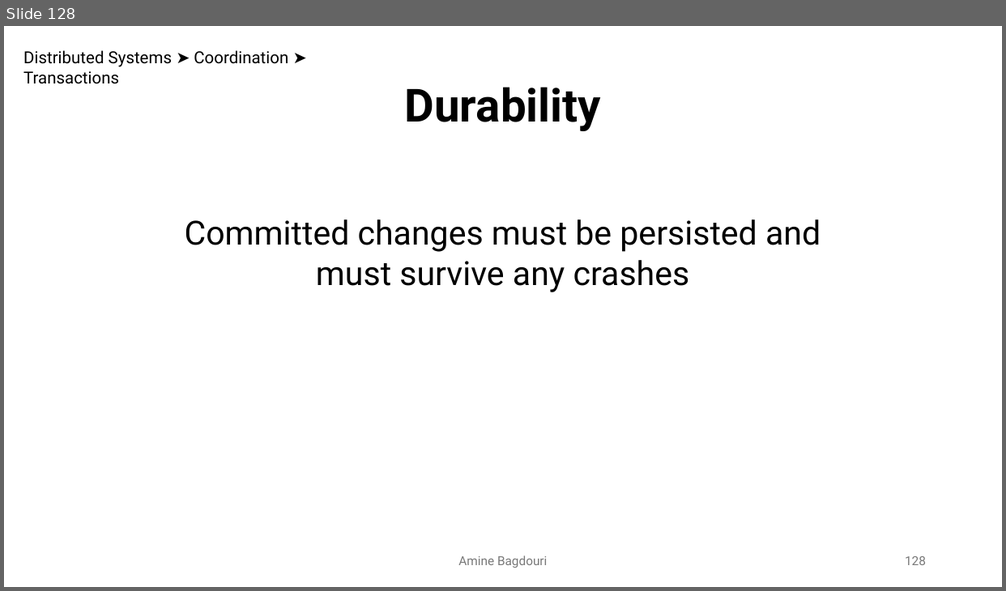
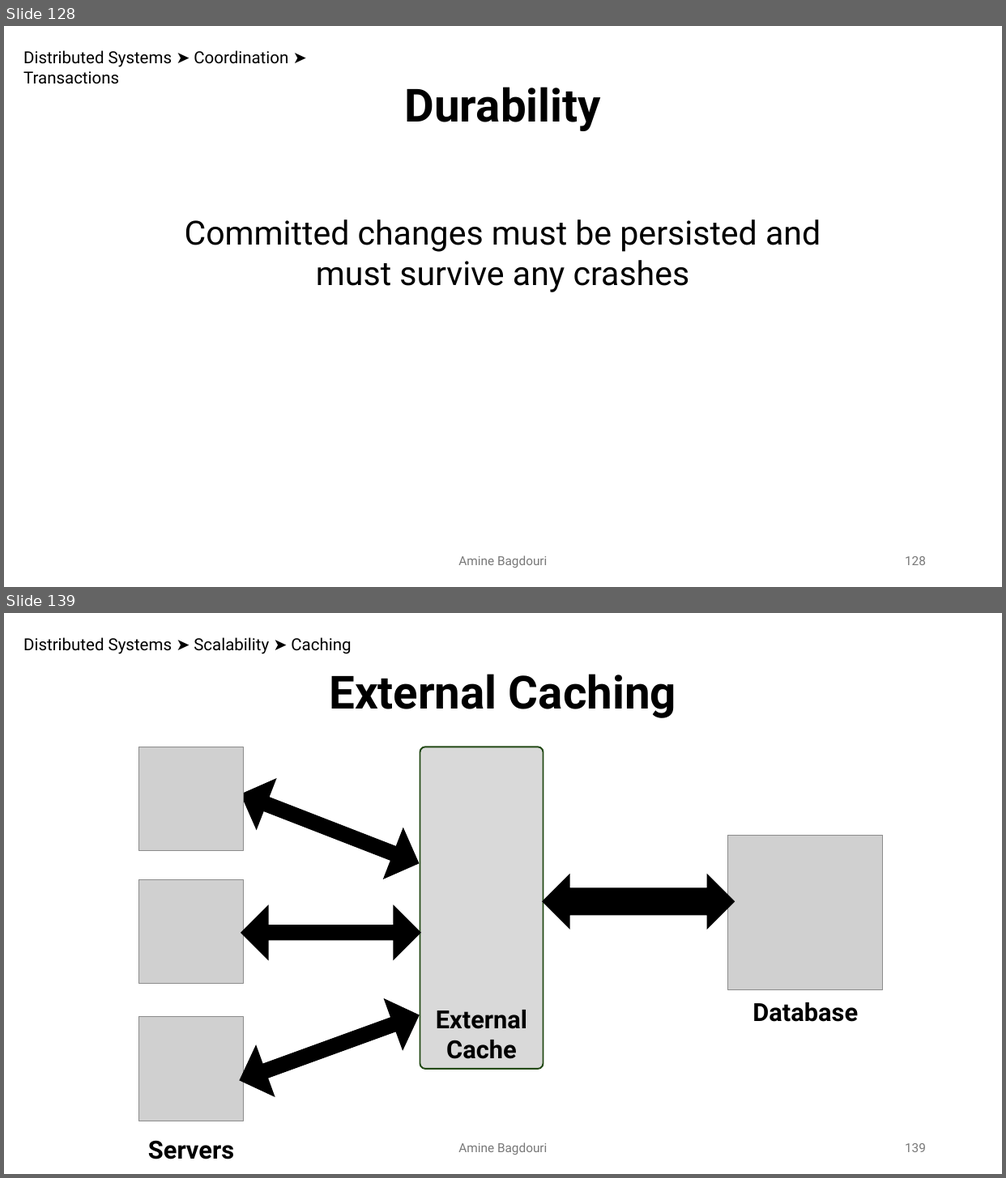
Before and after one commit to aminebag/distributed_systems, a slide deck: distributed_architectures.pptx. Shown one above the other, each under a label of ours: slide 128 before the commit, slides 128 and 139 after it; the slides between them are not shown. The pictures are 1006x591 and 1006x1178 pixels, drawn with LibreOffice and Linux fonts; fonts in the diff are those of the drawing; grey boxes stand for pictures. Boxes give left, top, right and bottom in pixels: in the first picture for what was removed or moved away, otherwise in the second. Text is boxed around its words. In the diff, an @@ line names an element or a change of style, - is before the commit and + after.

```diff
--- a/distributed_architectures.pptx
+++ b/distributed_architectures.pptx
@@ slide 139 added at <box>4,613,1002,1174</box>, background #FFFFFF @@
@@ text added at <box>23,637,351,654</box>, 16 pt, text #000000 @@
+Distributed Systems ➤ Scalability ➤ Caching
@@ text added at <box>329,674,676,718</box>, 44 pt, text #000000, bold @@
+External Caching
@@ picture added at <box>139,747,244,851</box> @@
@@ rounded rectangle added at <box>420,747,543,1069</box>, fill #D9D9D9, outline #224914 1.5 pt, 24 pt, text #000000, bold @@
+External
+Cache
@@ left right arrow added at <box>232,771,428,888</box>, fill #000000, outline #000000 1.5 pt @@
@@ picture added at <box>728,835,883,990</box> @@
@@ picture added at <box>139,879,244,983</box> @@
@@ left right arrow added at <box>543,875,734,928</box>, fill #000000, outline #000000 1.5 pt @@
@@ left right arrow added at <box>242,906,420,959</box>, fill #000000, outline #000000 1.5 pt @@
@@ left right arrow added at <box>232,991,428,1105</box>, fill #000000, outline #000000 1.5 pt @@
@@ picture added at <box>139,1017,244,1122</box> @@
@@ text added at <box>752,1003,858,1022</box>, 24 pt, text #000000, bold @@
+Database
@@ text added at <box>148,1140,234,1160</box>, 24 pt, text #000000, bold @@
+Servers
@@ text added at <box>458,1143,547,1155</box>, 12 pt, text #797979 @@
+Amine Bagdouri
@@ page number added at <box>905,1144,926,1152</box>, 12 pt, text #797979 @@
+139
```
Also in this commit, not shown: 17 other slides added.
